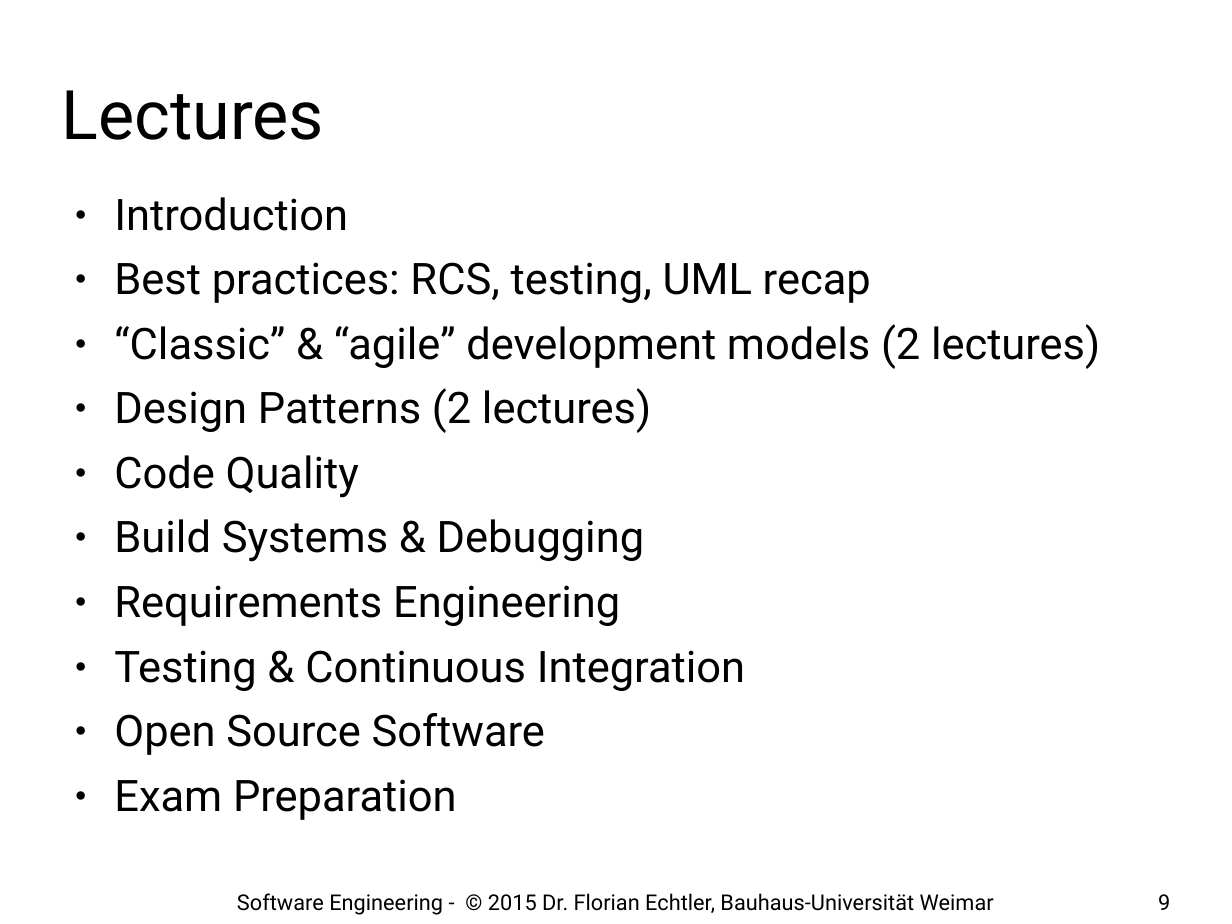
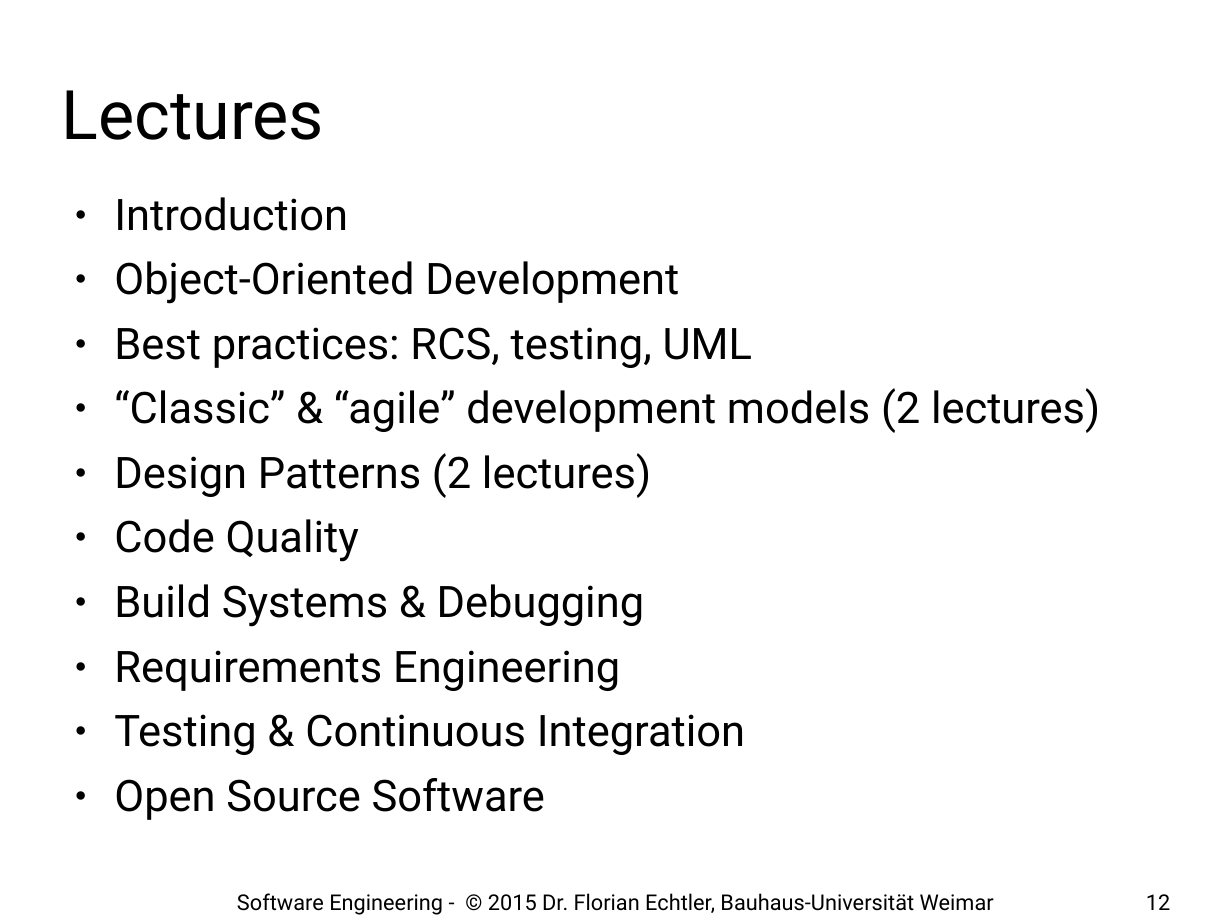
Before and after one commit to floe/software-engineering, a slide deck: slide 12 of 01-introduction.odp (slide 9 before the commit). Drawn at 1232x924 pixels with LibreOffice and Linux fonts; fonts in the diff are those of the drawing; background and template pictures are left out. Boxes give left, top, right and bottom in pixels: in the first picture for what was removed or moved away, otherwise in the second. Text is boxed around its words. In the diff, an @@ line names an element or a change of style, - is before the commit and + after.

```diff
--- a/01-introduction.odp
+++ b/01-introduction.odp
@@ text at [114, 261, 752, 368]: text changed @@
-● Best practices: RCS, testing, UML recap
+● Object-Oriented Development
+● Best practices: RCS, testing, UML
@@ text at [114, 779, 457, 820]: paragraph removed @@
-● Exam Preparation
@@ page number at [1146, 894, 1170, 910]: text changed @@
-9
+12
```
Also in this commit, not shown: 15 other slides changed, 13 slides added.
